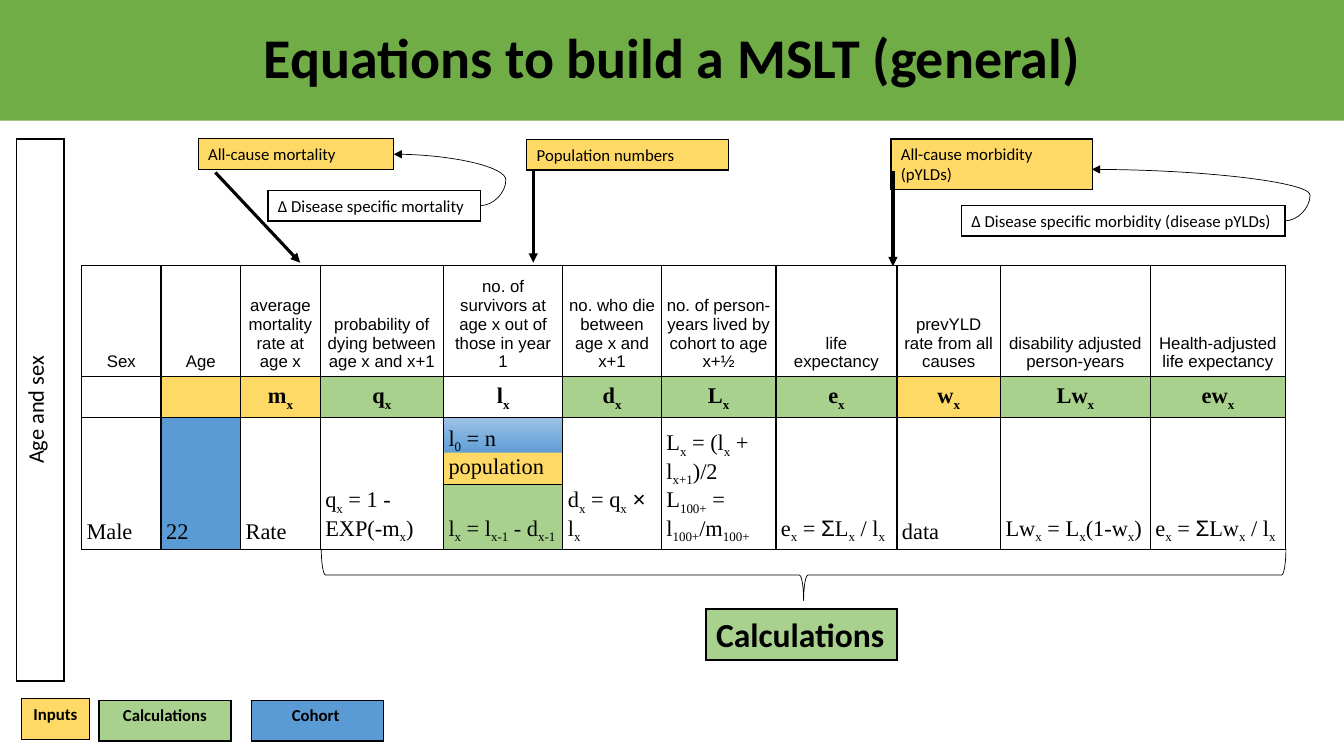
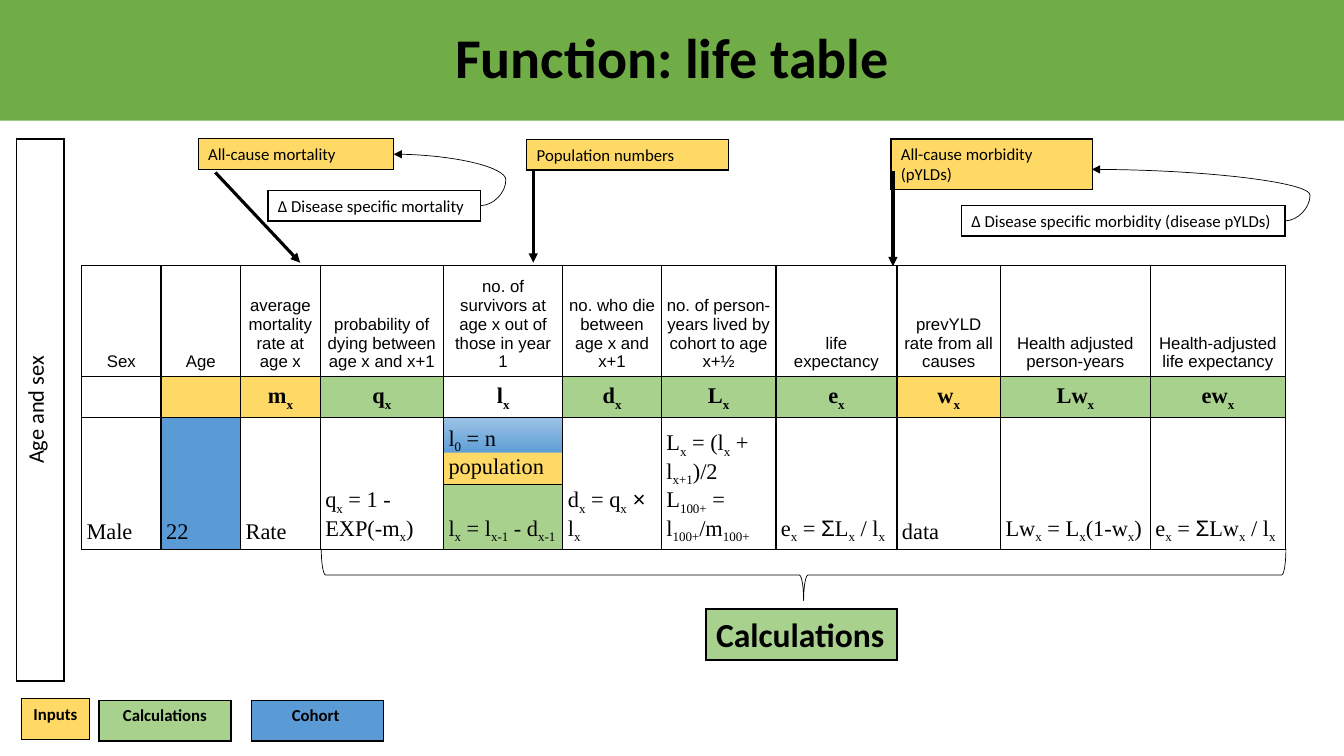
Before and after one commit to ITHIM/ITHIM-R, a slide deck: slide 13 of MSLT/structure/PMSLTframeworkV2.pptx. Drawn at 1344x756 pixels with LibreOffice and Linux fonts; fonts in the diff are those of the drawing. Boxes give left, top, right and bottom in pixels: in the first picture for what was removed or moved away, otherwise in the second. Text is boxed around its words. In the diff, an @@ line names an element or a change of style, - is before the commit and + after.

```diff
--- a/MSLT/structure/PMSLTframeworkV2.pptx
+++ b/MSLT/structure/PMSLTframeworkV2.pptx
@@ text in rectangle at box(455, 38, 888, 79): text changed @@
-Equations to build a MSLT (general)
+Function: life table
@@ table at box(82, 265, 1287, 545) @@
-row 1, column 10: disability adjusted person-years
+row 1, column 10: Health adjusted person-years
```
Also in this commit, not shown: 7 other slides changed, 6 slides added, 3 slides removed, 8 other files.
